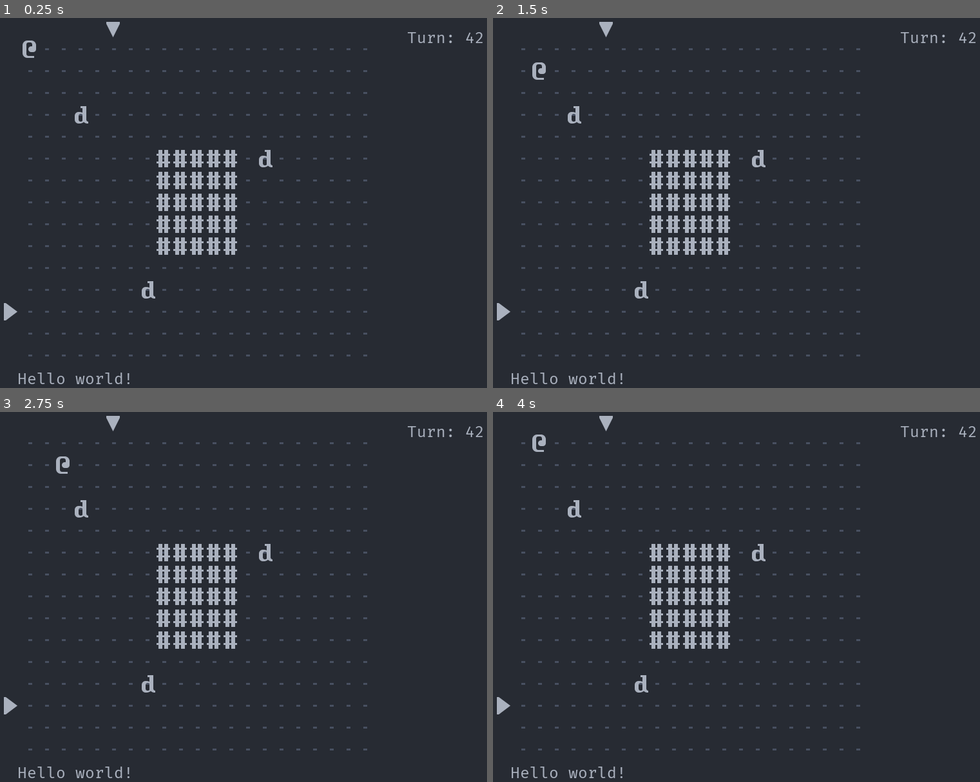
Above: before the commit, frames 1-4 (two rows, left to right).
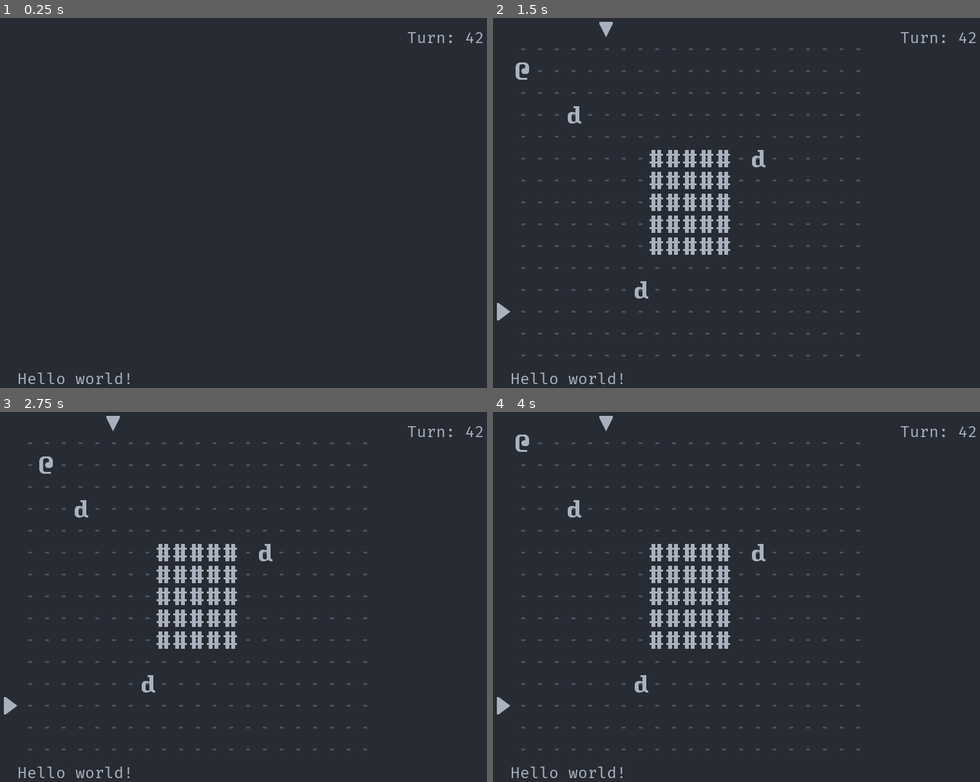
Above: after the commit, the same moments.

Repository: Bozar/GodotRoguelikeTutorial
Game: Godot game, scene res://scene/main/MainScene.tscn
The game is run twice, just before and just after one commit, with the same random seed, the same clock (stepped at 60 frames per second) and the same inputs.
Inputs:
- Up to frame 1 (0.25 s): no input
- Up to frame 2 (1.5 s): tap Enter at 0.5 s; hold Right (move_right) 0.53-1.28 s; tap Space (init_world, bound only after the commit) at 0.6, 1.25, 1.35 s; hold Down (move_down) from 1.28 s (still down)
- Up to frame 3 (2.75 s): tap Enter at 2 s; release Down (move_down) at 2.03 s; hold Right (move_right) from 2.03 s (still down); tap Space (init_world, bound only after the commit) at 2.1 s
- Up to frame 4 (4 s): tap Space (init_world, bound only after the commit) at 2.75, 2.85, 3.6 s; release Right (move_right) at 2.78 s; hold Up (move_up) 2.78-3.53 s; tap Enter at 3.5 s; hold Left (move_left) from 3.53 s (still down)

The runs differ from the first frame. In frame 1, 3.9% of the frame differs, in the area x 0-76%, y 1-92%; in frame 2, 0.2%; in frame 3, 0.2%; in frame 4, 0.2%.

Commit message:
Press Space to initialize the world.

Diff:
--- a/04/library/InputName.gd
+++ b/04/library/InputName.gd
@@ -2,3 +2,5 @@
 const MOVE_RIGHT: String = "move_right"
 const MOVE_UP: String = "move_up"
 const MOVE_DOWN: String = "move_down"
+
+const INIT_WORLD: String = "init_world"
--- a/04/project.godot
+++ b/04/project.godot
@@ -51,6 +51,11 @@
 , Object(InputEventKey,"resource_local_to_scene":false,"resource_name":"","device":0,"alt":false,"shift":false,"control":false,"meta":false,"command":false,"pressed":false,"scancode":74,"unicode":0,"echo":false,"script":null)
  ]
 }
+init_world={
+"deadzone": 0.5,
+"events": [ Object(InputEventKey,"resource_local_to_scene":false,"resource_name":"","device":0,"alt":false,"shift":false,"control":false,"meta":false,"command":false,"pressed":false,"scancode":32,"unicode":0,"echo":false,"script":null)
+ ]
+}
 
 [rendering]
 
--- a/04/scene/main/InitWorld.gd
+++ b/04/scene/main/InitWorld.gd
@@ -13,27 +13,18 @@
 var _new_ConvertCoord := preload("res://library/ConvertCoord.gd").new()
 var _new_DungeonSize := preload("res://library/DungeonSize.gd").new()
 var _new_GroupName := preload("res://library/GroupName.gd").new()
-
-var _initialized: bool = false
+var _new_InputName := preload("res://library/InputName.gd").new()
 
 
-func _ready() -> void:
-	return
-	# _init_floor()
-	# _init_wall()
-	# _init_dwarf()
-	# _init_PC()
-	# _init_indicator()
-
-
-func _process(_delta) -> void:
-	if not _initialized:
-		_initialized = true
+func _unhandled_input(event: InputEvent) -> void:
+	if event.is_action_pressed(_new_InputName.INIT_WORLD):
 		_init_floor()
 		_init_wall()
+		_init_PC()
 		_init_dwarf()
-		_init_PC()
 		_init_indicator()
+
+		set_process_unhandled_input(false)
 
 
 func _init_dwarf() -> void:
--- a/04/scene/main/PCMove.gd
+++ b/04/scene/main/PCMove.gd
@@ -11,12 +11,10 @@
 func _ready() -> void:
 	var __ = get_node("../InitWorld").connect("sprite_created", self,
 			"_on_InitWorld_sprite_created")
-	# print("connect: {0}".format([__]))
+	set_process_unhandled_input(false)
 
 
 func _unhandled_input(event: InputEvent) -> void:
-	# print("pc: {0}".format([_pc]))
-
 	var source: Array = _new_ConvertCoord.vector_to_array(_pc.position)
 	var x: int = source[0]
 	var y: int = source[1]
@@ -36,3 +34,4 @@
 func _on_InitWorld_sprite_created(new_sprite: Sprite) -> void:
 	if new_sprite.is_in_group(_new_GroupName.PC):
 		_pc = new_sprite
+		set_process_unhandled_input(true)
